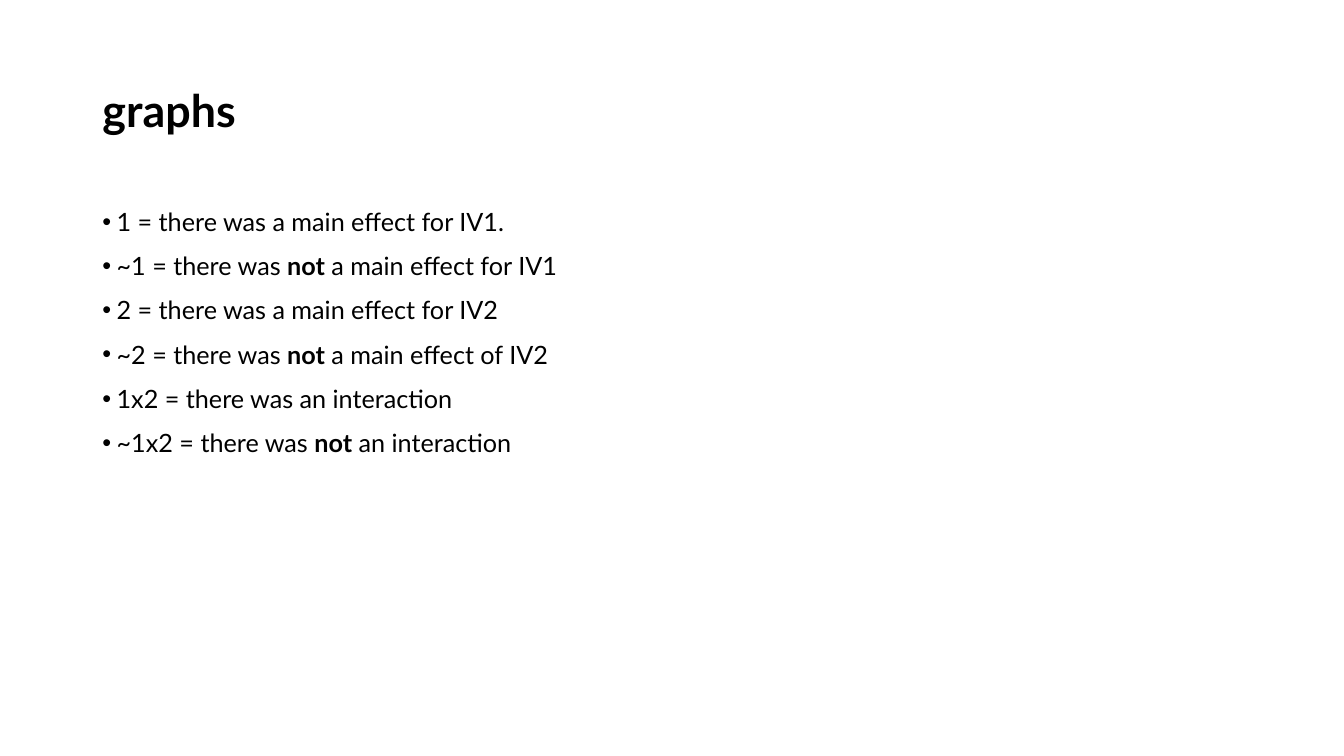
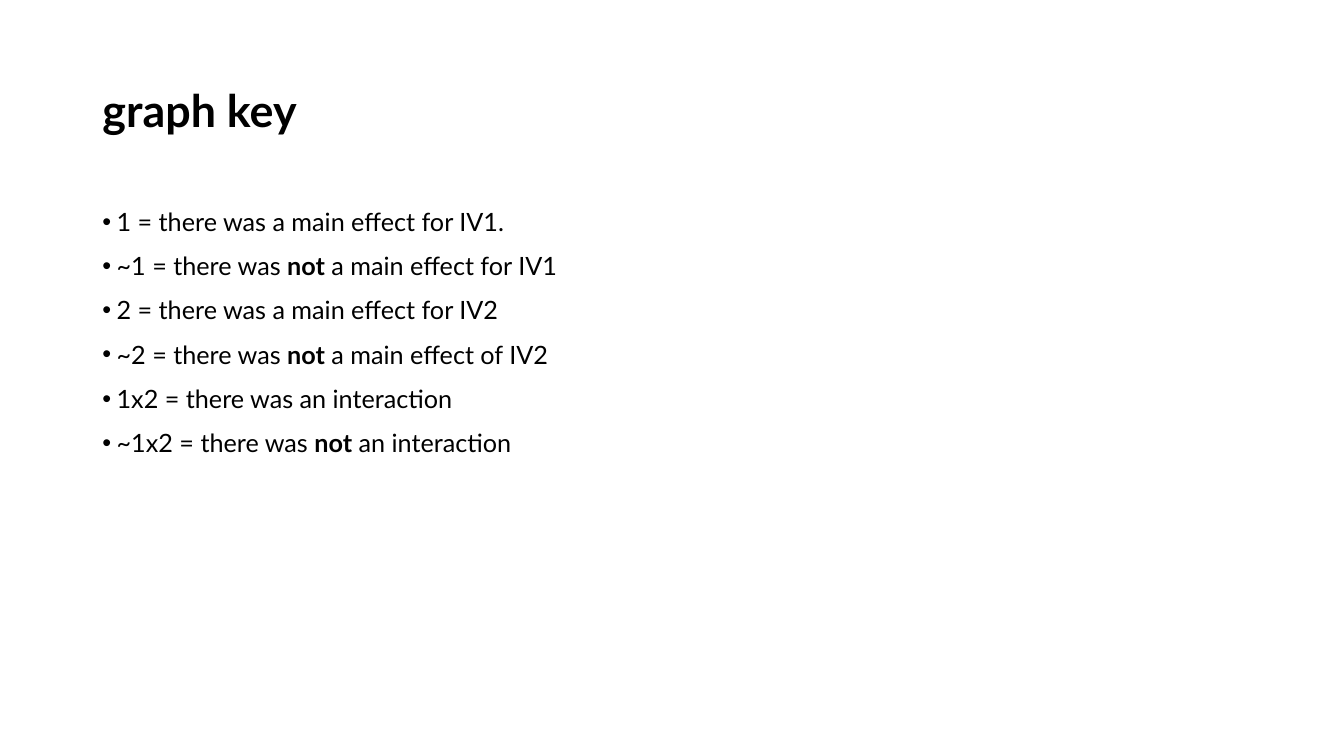
Before and after one commit to LittleMonkeyLab/PS52007Dslides, a slide deck: slide 30 of _site/lectures/Lecture04/Lecture04.pptx (slide 19 before the commit). Drawn at 1344x756 pixels with LibreOffice and Linux fonts; fonts in the diff are those of the drawing. Boxes give left, top, right and bottom in pixels: in the first picture for what was removed or moved away, otherwise in the second. Text is boxed around its words. In the diff, an @@ line names an element or a change of style, - is before the commit and + after.

```diff
--- a/_site/lectures/Lecture04/Lecture04.pptx
+++ b/_site/lectures/Lecture04/Lecture04.pptx
@@ title at bbox=[102, 93, 297, 135]: text changed @@
-graphs
+graph key
```
Also in this commit, not shown: 9 other slides changed, 16 slides added, 5 slides removed, 33 other files.
